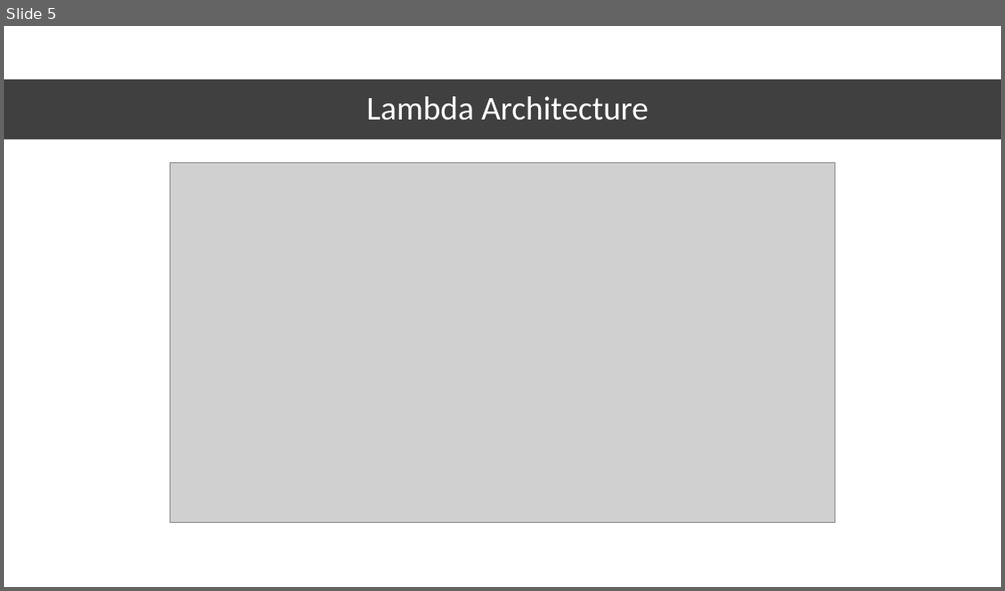
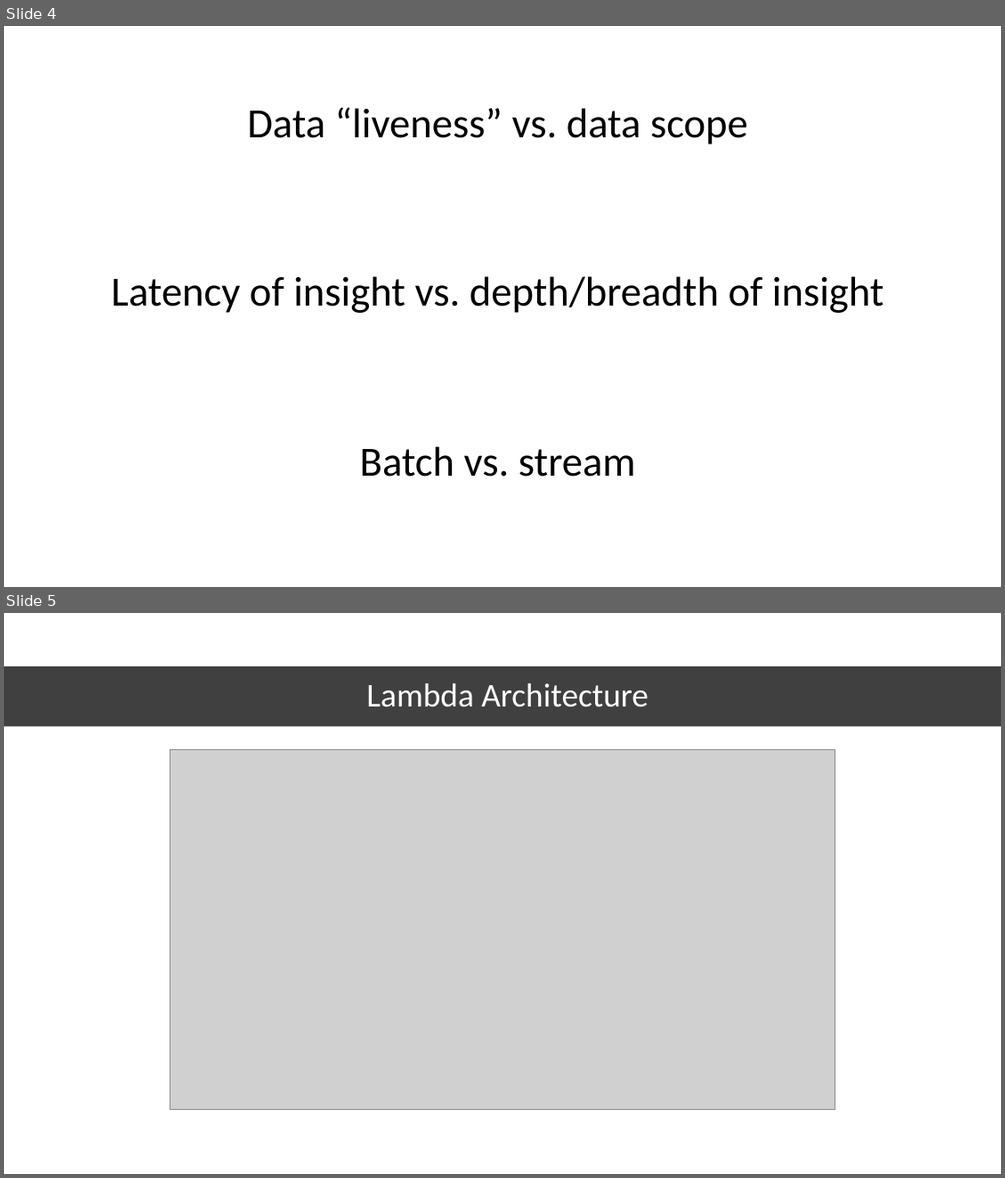
Before and after one commit to jplane/azure-lambda-architecture, a slide deck: Azure IoT and Lambda Architecture.pptx. Shown one above the other, each under a label of ours: slide 5 before the commit, slides 4 and 5 after it. The pictures are 1005x591 and 1005x1178 pixels, drawn with LibreOffice and Linux fonts; fonts in the diff are those of the drawing; grey boxes stand for pictures; background and template pictures are left out. Boxes give left, top, right and bottom in pixels: in the first picture for what was removed or moved away, otherwise in the second. Text is boxed around its words. In the diff, an @@ line names an element or a change of style, - is before the commit and + after.

```diff
--- a/Azure IoT and Lambda Architecture.pptx
+++ b/Azure IoT and Lambda Architecture.pptx
@@ slide 4 added at <box>4,26,1001,587</box>, background picture (left out) @@
@@ text added at <box>247,107,748,144</box>, 40 pt, text #000000 @@
+Data “liveness” vs. data scope
@@ text added at <box>111,276,884,313</box>, 40 pt, text #000000 @@
+Latency of insight vs. depth/breadth of insight
@@ text added at <box>360,446,636,476</box>, 40 pt, text #000000 @@
+Batch vs. stream
```
Also in this commit, not shown: 5 slides changed, 2 other slides added, 1 slide removed, 6 other files.
